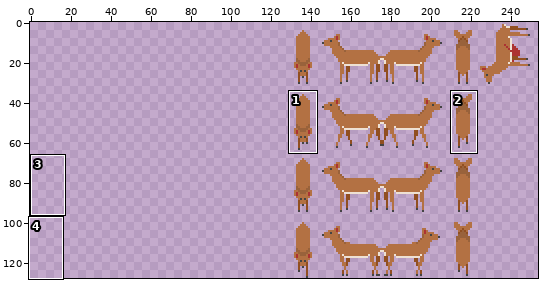
Edited in one commit: pixel-art file (sprites/animals/deer.aseprite). Above, an overview of the earlier version with the close-up marked.
Close-up. First the earlier version:
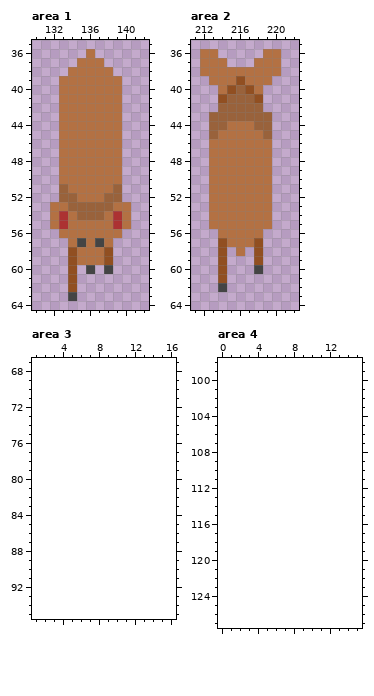
128x128 pixels, 1 frame. Shown: area 1: x 130..142, y 35..64; area 2: x 211..222, y 35..64; area 3: x 1..16, y 67..95; area 4: x 0..15, y 98..127. The old version is drawn lined up with the new one, on the new canvas. The wide view leaves out empty margins. The commit also changed other parts of the picture, which this record leaves out.
And afterwards:
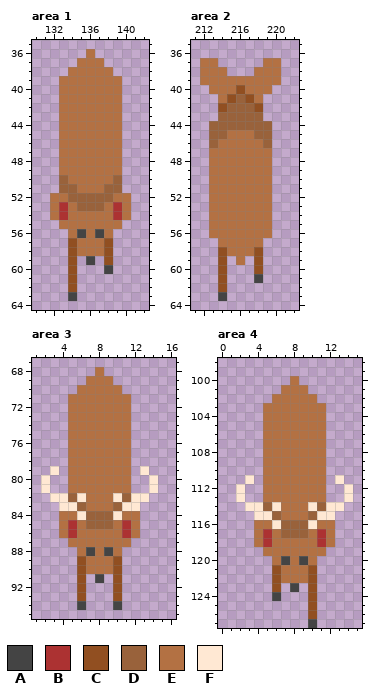
Palette (. is transparent): A #444444  B #ac3232  C #914f21  D #99623b  E #b37143  F #ffe8d3
Diff:
canvas 128x128 -> 256x128, the old top-left corner now at 128,0
Area 1:
y 50: x 133 E -> D; x 139 E -> D
y 51: x 134 E -> D; x 138 E -> D
y 52: x 132..133 .D -> EE; x 135..137 EEE -> DDD; x 139..140 D. -> EE
y 53: x 133..134 ED -> BE; x 138..139 DE -> EB
y 54: x 135..137 DDD -> EEE
y 55: x 132..133 EB -> .E; x 139..140 BE -> E.
y 56: x 133 E -> .; x 135 E -> A; x 137 E -> A; x 139 E -> .
y 57: x 134..135 EA -> CE; x 137..138 AE -> EC
y 59: x 135..137 EEE -> .A.
y 60: x 136 A -> .
Area 2:
y 36: x 212..213 EE -> ..; x 219..220 EE -> ..
y 37: x 214 E -> .; x 218 E -> .
y 38: x 215..217 EEE -> ...
y 39: x 212 . -> E; x 216 C -> E; x 220 . -> E
y 40: x 213 . -> E; x 215..217 CDC -> ECE; x 219 . -> E
y 41: x 214..215 CD -> EC; x 217..218 DC -> CE
y 42: x 214 D -> C; x 218 D -> C
y 43: x 213 D -> .; x 219 D -> .
y 44: x 215..217 EEE -> DDD
y 45: x 214 E -> D; x 218 E -> D
y 46: x 213 E -> D; x 219 E -> D
y 56: x 213 . -> E; x 219 . -> E
y 57: x 214 C -> E; x 218 C -> E
y 58: x 215 . -> E; x 217 . -> E
y 59: x 216 . -> E
y 60: x 218 A -> C
y 61: x 218 . -> A
y 62: x 214 A -> C
y 63: x 214 . -> A
Area 3:
y 68: x 8 . -> E
y 69: x 7..9 ... -> EEE
y 70: x 6..10 ..... -> EEEEE
y 71..78: x 5..11 ....... -> EEEEEEE
y 79: x 3 . -> F; x 5..11 ....... -> EEEEEEE; x 13 . -> F
y 80..81: x 2 . -> F; x 5..11 ....... -> EEEEEEE; x 14 . -> F
y 82: x 3..13 ........... -> FFDFEEEFDFF
y 83: x 4..12 ......... -> FFDEEEDFF
y 84: x 4..12 ......... -> EEFDDDFEE
y 85: x 4..12 ......... -> EBEDDDEBE
y 86: x 4..12 ......... -> EBEEEEEBE
y 87: x 5..11 ....... -> EEEEEEE
y 88: x 6..10 ..... -> EAEAE
y 89..90: x 6..10 ..... -> CEEEC
y 91: x 6 . -> C; x 8 . -> A; x 10 . -> C
y 92..93: x 6 . -> C; x 10 . -> C
y 94: x 6 . -> A; x 10 . -> A
Area 4:
y 100: x 8 . -> E
y 101: x 7..9 ... -> EEE
y 102: x 6..10 ..... -> EEEEE
y 103..110: x 5..11 ....... -> EEEEEEE
y 111: x 3 . -> F; x 5..11 ....... -> EEEEEEE; x 13 . -> F
y 112..113: x 2 . -> F; x 5..11 ....... -> EEEEEEE; x 14 . -> F
y 114: x 3..13 ........... -> FFDFEEEFDFF
y 115: x 4..12 ......... -> FFDEEEDFF
y 116: x 4..12 ......... -> EEFDDDFEE
y 117: x 4..12 ......... -> EBEDDDEBE
y 118: x 4..12 ......... -> EBEEEEEBE
y 119: x 5..11 ....... -> EEEEEEE
y 120: x 6..10 ..... -> EAEAE
y 121..122: x 6..10 ..... -> CEEEC
y 123: x 6 . -> C; x 8 . -> A; x 10 . -> C
y 124: x 6 . -> A; x 10 . -> C
y 125..126: x 10 . -> C
y 127: x 10 . -> A
